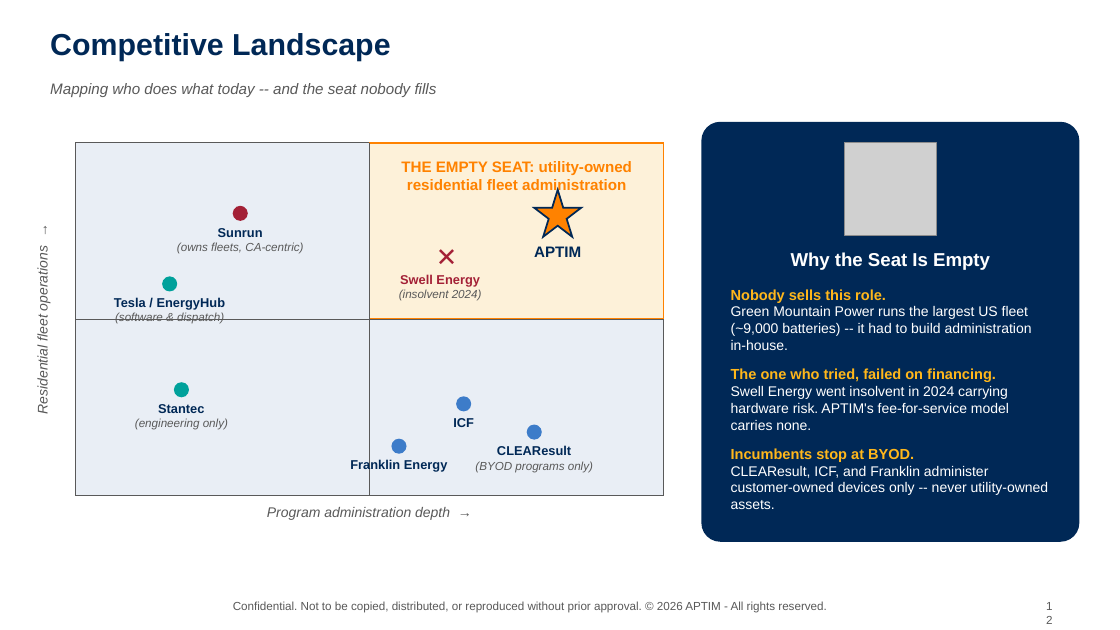
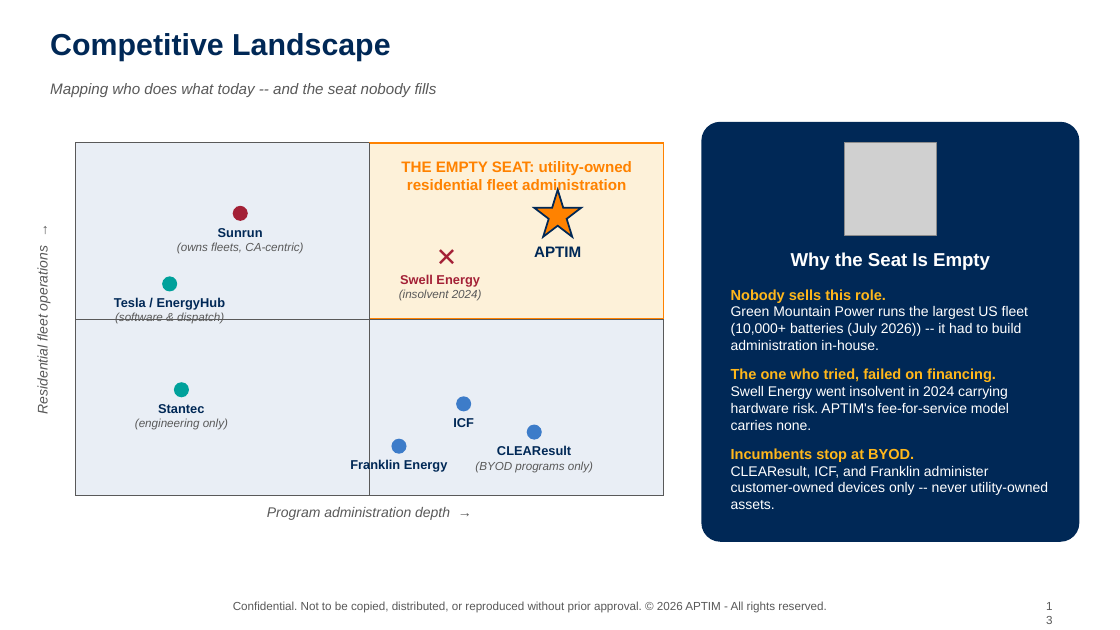
Before and after one commit to graseeuh/HERMES, a slide deck: slide 13 of Group_1_STRIVE_Presentation.pptx (slide 12 before the commit). Drawn at 1120x630 pixels with LibreOffice and Linux fonts; fonts in the diff are those of the drawing; grey boxes stand for pictures; background and template pictures are left out. Boxes give left, top, right and bottom in pixels: in the first picture for what was removed or moved away, otherwise in the second. Text is boxed around its words. In the diff, an @@ line names an element or a change of style, - is before the commit and + after.

```diff
--- a/Group_1_STRIVE_Presentation.pptx
+++ b/Group_1_STRIVE_Presentation.pptx
@@ text at (731, 306, 1028, 350): text changed @@
-Green Mountain Power runs the largest US fleet (~9,000 batteries) -- it had to build administration in-house.
+Green Mountain Power runs the largest US fleet (10,000+ batteries (July 2026)) -- it had to build administration in-house.
```
Also in this commit, not shown: 6 other slides changed, 1 slide added, 1 other file.
